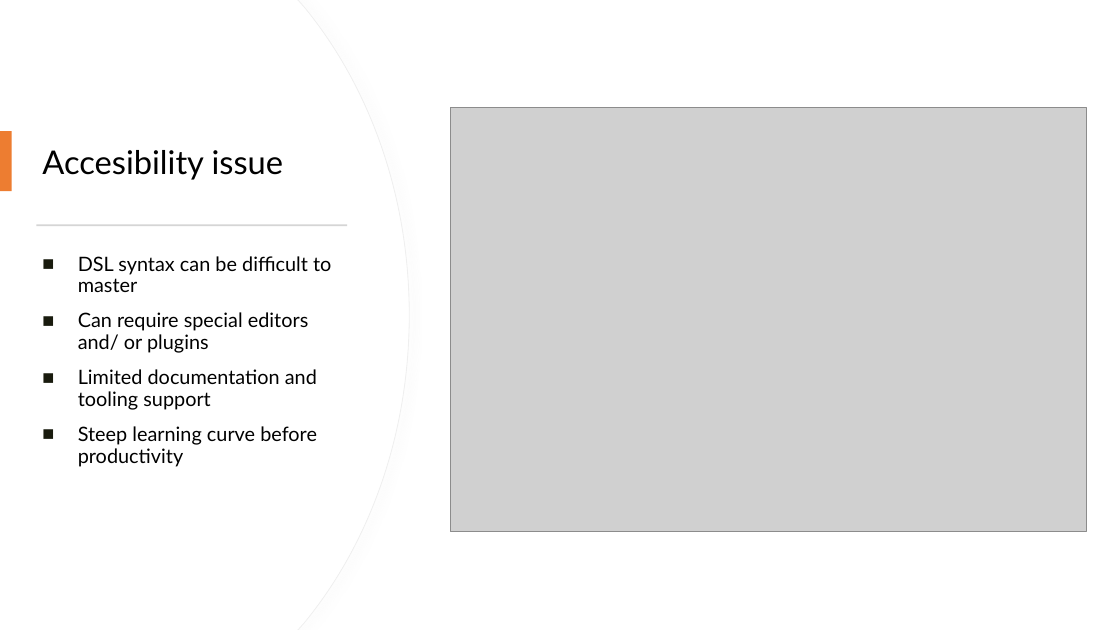
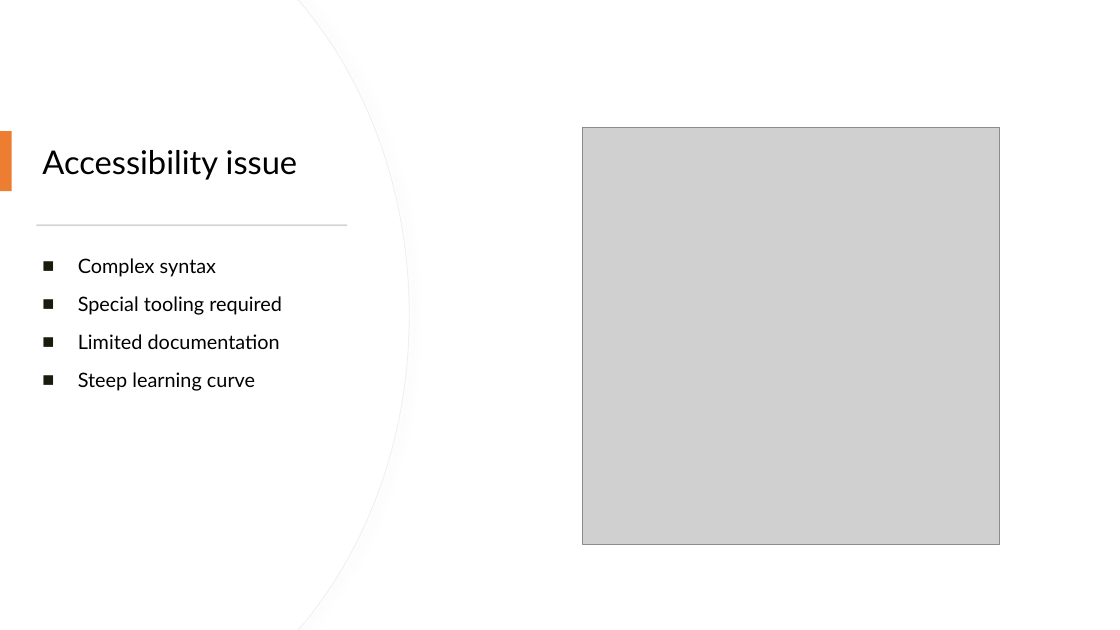
Before and after one commit to krinara86/llm_dsl_validator, a slide deck: slide 6 of misc/langdev2025/Making DSLs conversable.pptx (slide 5 before the commit). Drawn at 1120x630 pixels with LibreOffice and Linux fonts; fonts in the diff are those of the drawing; grey boxes stand for pictures. Boxes give left, top, right and bottom in pixels: in the first picture for what was removed or moved away, otherwise in the second. Text is boxed around its words. In the diff, an @@ line names an element or a change of style, - is before the commit and + after.

```diff
--- a/misc/langdev2025/Making DSLs conversable.pptx
+++ b/misc/langdev2025/Making DSLs conversable.pptx
@@ picture: place and size @@
-picture at (450,108,1086,532)
+picture at (583,128,1000,544)
@@ title at (42,150,298,180): text changed @@
-Accesibility issue
+Accessibility issue
@@ text at (78,258,282,391): text changed @@
-■ DSL syntax can be difficult to master
-■ Can require special editors and/ or plugins
-■ Limited documentation and tooling support
-■ Steep learning curve before productivity
+■ Complex syntax
+■ Special tooling required
+■ Limited documentation
+■ Steep learning curve
```
Also in this commit, not shown: 6 other slides changed, 2 slides added, 1 slide removed, 1 other file.
